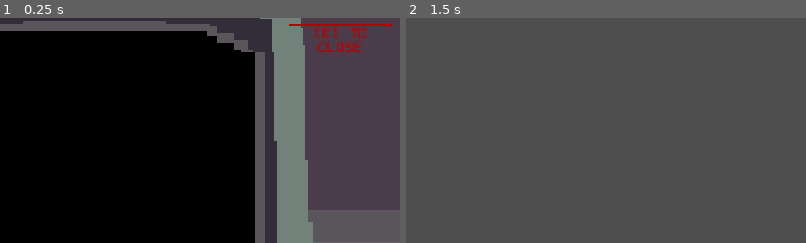
Above: before the commit, frames 1-2 (left to right).
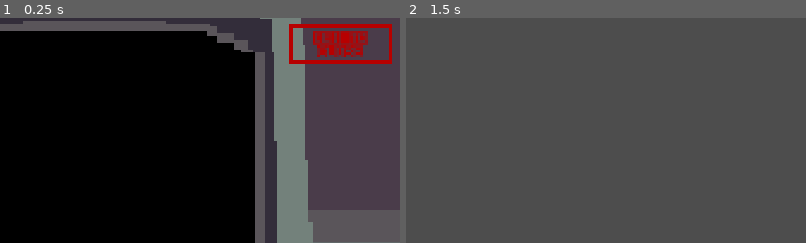
Above: after the commit, the same moments.

Repository: bruttosozial/FoundAndLost
Game: Godot game, scene res://Scenes/MediaDetailScenes/media_detail_game.tscn
Same seed, same stepped clock (60 frames per second), same inputs: the game is played once before the commit and once after it. This scene is started directly instead of the project's main scene. Video files are missing from this copy of the repository; at most half a second of black plays in their place.
Inputs:
- Up to frame 1 (0.25 s): no input
- Up to frame 2 (1.5 s): tap Enter at 0.5 s; hold D (right) 0.53-1.28 s; tap E (interact) at 0.6, 1.35 s; tap Space at 1.25 s; hold S (down) from 1.28 s (still down)
The pictures show only the part of the screen within x 36-86%, y 8-58%; the shares and areas given below are measured in that part.

The runs differ from the first frame. In frame 1, 2.2% of the frame differs, in the area x 72-98%, y 3-21%; in frame 2, nothing differs.

Commit message:
media_detail: fix readability of close button

Diff:
--- /dev/null
+++ b/Resources/footage_deleted_bold.tres
@@ -0,0 +1,21 @@
+[gd_resource type="Theme" format=3 uid="uid://dqi4kvhsxgpiv"]
+
+[ext_resource type="FontFile" uid="uid://r2j7070qjkre" path="res://Assets/Fonts/home-video.bold.otf" id="1_oa7i4"]
+
+[sub_resource type="StyleBoxFlat" id="StyleBoxFlat_cq3c8"]
+content_margin_left = 0.0
+content_margin_top = 0.0
+content_margin_right = 0.0
+content_margin_bottom = 0.0
+bg_color = Color(0.101960786, 0.101960786, 0.101960786, 0)
+border_width_left = 10
+border_width_top = 10
+border_width_right = 10
+border_width_bottom = 10
+border_color = Color(0.7176471, 0, 0, 1)
+corner_detail = 5
+
+[resource]
+PanelContainer/styles/panel = SubResource("StyleBoxFlat_cq3c8")
+RichTextLabel/colors/default_color = Color(0.7176471, 0, 0, 1)
+RichTextLabel/fonts/normal_font = ExtResource("1_oa7i4")
--- a/Scenes/MediaDetailScenes/media_detail_game.tscn
+++ b/Scenes/MediaDetailScenes/media_detail_game.tscn
@@ -3,7 +3,7 @@
 [ext_resource type="Script" uid="uid://b67wdaeyofmy3" path="res://Scripts/Detail views/media_detail_game.gd" id="1_7h30u"]
 [ext_resource type="Texture2D" uid="uid://0lok76bvks4g" path="res://Assets/console.png" id="2_0i1c0"]
 [ext_resource type="VideoStream" uid="uid://dgxinbolntyvf" path="res://Assets/media_details/game_recording_pixel.ogv" id="2_gq3o4"]
-[ext_resource type="Theme" uid="uid://bo45umqon0p4n" path="res://Resources/footage_deleted.tres" id="3_bgejd"]
+[ext_resource type="Theme" uid="uid://dqi4kvhsxgpiv" path="res://Resources/footage_deleted_bold.tres" id="4_0i1c0"]
 
 [sub_resource type="Theme" id="Theme_g4v7s"]
 
@@ -51,7 +51,7 @@
 propagate_maximum_size = true
 layout_mode = 2
 stream = ExtResource("2_gq3o4")
-volume_db = 7.999999
+volume_db = 7.9999986
 autoplay = true
 expand = true
 
@@ -76,18 +76,18 @@
 layout_mode = 2
 size_flags_horizontal = 8
 size_flags_vertical = 0
-theme = ExtResource("3_bgejd")
+theme = ExtResource("4_0i1c0")
 
 [node name="MarginContainer" type="MarginContainer" parent="CloseHelp/PanelContainer" unique_id=1602937491]
 layout_mode = 2
 theme_override_constants/margin_left = 5
-theme_override_constants/margin_top = 4
+theme_override_constants/margin_top = 15
 theme_override_constants/margin_right = 5
-theme_override_constants/margin_bottom = 4
+theme_override_constants/margin_bottom = 15
 
 [node name="RichTextLabel" type="RichTextLabel" parent="CloseHelp/PanelContainer/MarginContainer" unique_id=660537868]
 layout_mode = 2
-theme = ExtResource("3_bgejd")
+theme = ExtResource("4_0i1c0")
 theme_override_font_sizes/normal_font_size = 36
 text = "[E] TO CLOSE"
 fit_content = true
--- a/Scenes/MediaDetailScenes/media_detail_music.tscn
+++ b/Scenes/MediaDetailScenes/media_detail_music.tscn
@@ -2,7 +2,7 @@
 
 [ext_resource type="Script" uid="uid://bsroybcxayjx0" path="res://Scripts/Detail views/media_detail_music.gd" id="1_2jkmk"]
 [ext_resource type="AudioStream" uid="uid://gsc2qu7iu3tq" path="res://Assets/Sound/Divorce-music.wav" id="2_6spfm"]
-[ext_resource type="Theme" uid="uid://bo45umqon0p4n" path="res://Resources/footage_deleted.tres" id="5_6spfm"]
+[ext_resource type="Theme" uid="uid://dqi4kvhsxgpiv" path="res://Resources/footage_deleted_bold.tres" id="5_6spfm"]
 [ext_resource type="Texture2D" uid="uid://cvfrb3l5417vy" path="res://Assets/Screens/boombox_screen_animation-Sheet.png" id="5_50a30"]
 [ext_resource type="PackedScene" uid="uid://bt8utwxauv83n" path="res://Scenes/subtitle_player.tscn" id="5_g203u"]
 [ext_resource type="Texture2D" uid="uid://d1dfkl65dh5o3" path="res://Assets/Screens/boombox_screen_full.png" id="5_ruqcr"]
@@ -111,9 +111,9 @@
 [node name="MarginContainer" type="MarginContainer" parent="CloseHelp/PanelContainer" unique_id=536324112]
 layout_mode = 2
 theme_override_constants/margin_left = 5
-theme_override_constants/margin_top = 4
+theme_override_constants/margin_top = 15
 theme_override_constants/margin_right = 5
-theme_override_constants/margin_bottom = 4
+theme_override_constants/margin_bottom = 15
 
 [node name="RichTextLabel" type="RichTextLabel" parent="CloseHelp/PanelContainer/MarginContainer" unique_id=1780150762]
 layout_mode = 2
--- a/Scenes/MediaDetailScenes/media_detail_text.tscn
+++ b/Scenes/MediaDetailScenes/media_detail_text.tscn
@@ -2,8 +2,8 @@
 
 [ext_resource type="Script" uid="uid://ctgg2n0fwb2fk" path="res://Scripts/Detail views/media_detail_text.gd" id="1_im5rv"]
 [ext_resource type="Texture2D" uid="uid://d2tsso112s6pk" path="res://Assets/media_details/floppy_screen.png" id="2_aglhs"]
-[ext_resource type="Theme" uid="uid://bo45umqon0p4n" path="res://Resources/footage_deleted.tres" id="3_13p33"]
 [ext_resource type="Texture2D" uid="uid://rbig5ypnwy2u" path="res://Assets/Screens/DetailedViewComputer.png" id="4_aglhs"]
+[ext_resource type="Theme" uid="uid://dqi4kvhsxgpiv" path="res://Resources/footage_deleted_bold.tres" id="4_iywwe"]
 
 [sub_resource type="StyleBoxFlat" id="StyleBoxFlat_aglhs"]
 content_margin_left = 0.0
@@ -54,18 +54,18 @@
 layout_mode = 2
 size_flags_horizontal = 8
 size_flags_vertical = 0
-theme = ExtResource("3_13p33")
+theme = ExtResource("4_iywwe")
 
 [node name="MarginContainer" type="MarginContainer" parent="CloseHelp/PanelContainer" unique_id=1747786125]
 layout_mode = 2
 theme_override_constants/margin_left = 5
-theme_override_constants/margin_top = 4
+theme_override_constants/margin_top = 15
 theme_override_constants/margin_right = 5
-theme_override_constants/margin_bottom = 4
+theme_override_constants/margin_bottom = 15
 
 [node name="RichTextLabel" type="RichTextLabel" parent="CloseHelp/PanelContainer/MarginContainer" unique_id=1205333134]
 layout_mode = 2
-theme = ExtResource("3_13p33")
+theme = ExtResource("4_iywwe")
 theme_override_font_sizes/normal_font_size = 36
 text = "[E] TO CLOSE"
 fit_content = true
--- a/Scenes/MediaDetailScenes/media_detail_video.tscn
+++ b/Scenes/MediaDetailScenes/media_detail_video.tscn
@@ -5,7 +5,7 @@
 [ext_resource type="Material" uid="uid://b5t1tq20v25tk" path="res://Shaders/film-opacity.tres" id="3_jsyho"]
 [ext_resource type="PackedScene" uid="uid://bt8utwxauv83n" path="res://Scenes/subtitle_player.tscn" id="3_rxnwp"]
 [ext_resource type="VideoStream" uid="uid://7ulg14rsm2f7" path="res://Assets/media_details/output-1by1.ogv" id="4_jsyho"]
-[ext_resource type="Theme" uid="uid://bo45umqon0p4n" path="res://Resources/footage_deleted.tres" id="4_uoivk"]
+[ext_resource type="Theme" uid="uid://dqi4kvhsxgpiv" path="res://Resources/footage_deleted_bold.tres" id="6_wts54"]
 
 [node name="MediaDetailVideo" type="Control" unique_id=6383193]
 layout_mode = 3
@@ -73,18 +73,18 @@
 layout_mode = 2
 size_flags_horizontal = 8
 size_flags_vertical = 0
-theme = ExtResource("4_uoivk")
+theme = ExtResource("6_wts54")
 
 [node name="MarginContainer" type="MarginContainer" parent="CloseHelp/PanelContainer" unique_id=1800200968]
 layout_mode = 2
 theme_override_constants/margin_left = 5
-theme_override_constants/margin_top = 4
+theme_override_constants/margin_top = 15
 theme_override_constants/margin_right = 5
-theme_override_constants/margin_bottom = 4
+theme_override_constants/margin_bottom = 15
 
 [node name="RichTextLabel" type="RichTextLabel" parent="CloseHelp/PanelContainer/MarginContainer" unique_id=420255694]
 layout_mode = 2
-theme = ExtResource("4_uoivk")
+theme = ExtResource("6_wts54")
 theme_override_font_sizes/normal_font_size = 36
 text = "[E] TO CLOSE"
 fit_content = true
